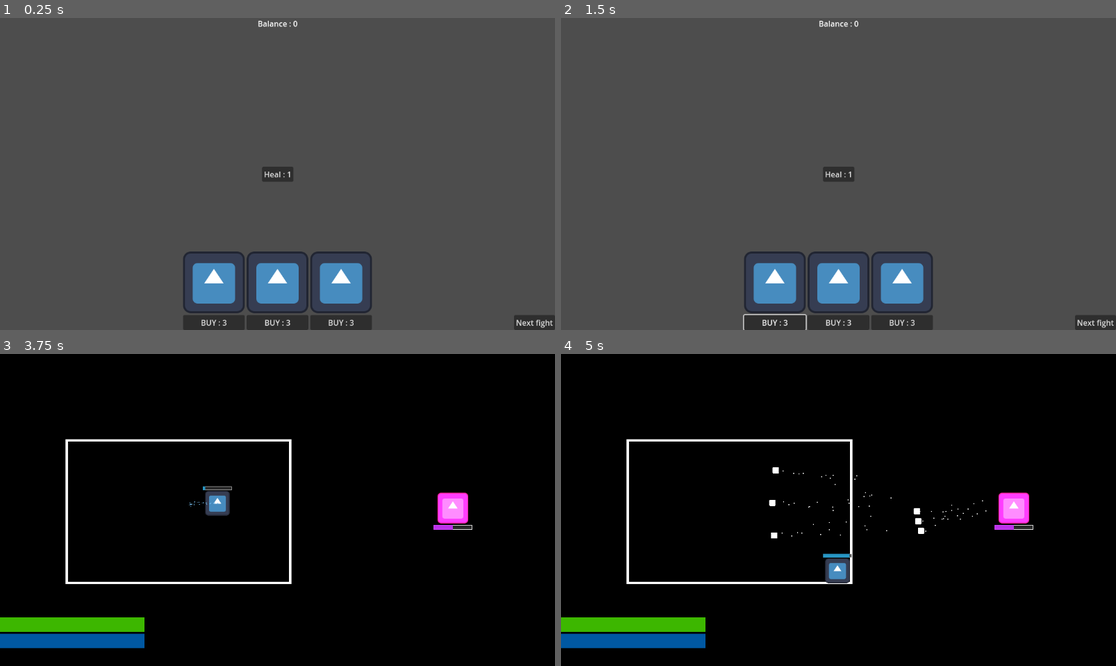
Above: before the commit, frames 1-4 (two rows, left to right).
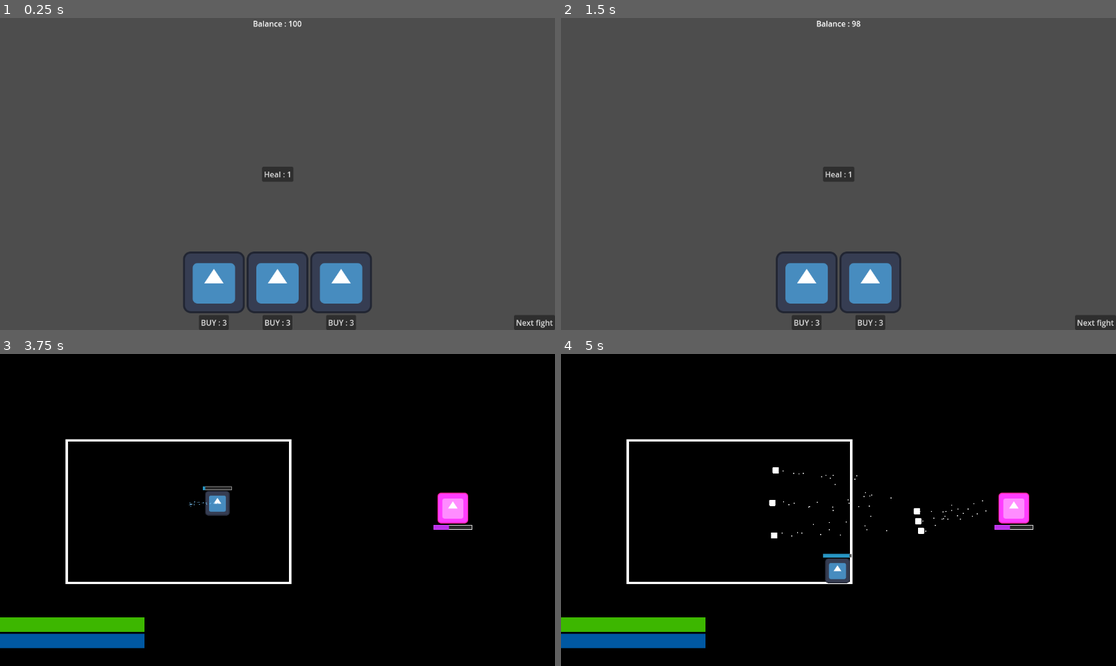
Above: after the commit, the same moments.

Repository: kriegueur/shovel_jam
Game: Godot game, scene res://scenes/shop.tscn
The game is run twice, just before and just after one commit, with the same random seed, the same clock (stepped at 60 frames per second) and the same inputs. This scene is started directly instead of the project's main scene. The engine's default icon, where the game draws it, is replaced by a stand-in: a white triangle on a blue panel in a dark square.
Inputs (mouse positions are in pixels of both pictures, inside the frame that each line leads up to):
- Up to frame 1 (0.25 s): no input
- Up to frame 2 (1.5 s): click "BUY : 3" at 0.5 s; click (633, 174) at 1.25 s, where only the run after the commit has a clickable "SELL"
- Up to frame 3 (3.75 s): click "Next fight" at 2 s; click "Attack" at 2.75 s; tap Enter (ui_accept) at 3.5 s; move the mouse to (399, 494) at 3.52 s; hold D (right) from 3.53 s (still down); tap Shift (dash) at 3.6 s
- Up to frame 4 (5 s): tap Enter (ui_accept) at 3.77, 4.52 s; move the mouse to (727, 525) at 4.27 s; release D (right) at 4.28 s; hold S (down) from 4.28 s (still down); tap Shift (dash) at 4.35 s

The runs differ from the first frame. In frame 1, 0.9% of the frame differs, in the area x 33-67%, y 0-100%; in frame 2, 4.9%, in the area x 32-67%, y 0-100%; in frame 3, less than 0.1%; in frame 4, less than 0.1%.

Commit message:
inventory display and can sell items from inventory

Diff:
--- a/scenes/buyable_item.tscn
+++ b/scenes/buyable_item.tscn
@@ -34,4 +34,6 @@
 
 [node name="Button" type="Button" parent="VBoxContainer"]
 layout_mode = 2
+size_flags_horizontal = 4
+size_flags_vertical = 4
 text = "BUY : 5"
--- a/scenes/item_hoverable.tscn
+++ b/scenes/item_hoverable.tscn
@@ -1,7 +1,10 @@
-[gd_scene load_steps=3 format=3 uid="uid://btl7xrqixw8od"]
+[gd_scene load_steps=4 format=3 uid="uid://btl7xrqixw8od"]
 
 [ext_resource type="Script" uid="uid://boxf6n35st4al" path="res://scripts/item_hoverable.gd" id="1_qko22"]
 [ext_resource type="Resource" uid="uid://db0fl4j10d26k" path="res://Resources/Items/wood_sword.tres" id="2_3i776"]
+
+[sub_resource type="StyleBoxFlat" id="StyleBoxFlat_3i776"]
+bg_color = Color(0.977937, 0.977937, 0.977937, 1)
 
 [node name="ItemHoverable" type="Control"]
 layout_mode = 3
@@ -15,13 +18,22 @@
 offset_right = 50.0
 offset_bottom = 50.0
 
-[node name="InfoDisplay" type="VBoxContainer" parent="."]
-layout_mode = 1
+[node name="PanelContainer" type="PanelContainer" parent="."]
+visible = false
+layout_mode = 2
+offset_top = 54.0
 offset_right = 40.0
-offset_bottom = 50.0
+offset_bottom = 54.0
+theme_override_styles/panel = SubResource("StyleBoxFlat_3i776")
 
-[node name="Name" type="Label" parent="InfoDisplay"]
+[node name="InfoDisplay" type="VBoxContainer" parent="PanelContainer"]
+z_index = 1
 layout_mode = 2
 
-[node name="Description" type="Label" parent="InfoDisplay"]
+[node name="Name" type="Label" parent="PanelContainer/InfoDisplay"]
 layout_mode = 2
+theme_override_colors/font_color = Color(0, 0, 0, 1)
+
+[node name="Description" type="Label" parent="PanelContainer/InfoDisplay"]
+layout_mode = 2
+theme_override_colors/font_color = Color(0, 0, 0, 1)
--- /dev/null
+++ b/scenes/sellable_item.tscn
@@ -0,0 +1,27 @@
+[gd_scene load_steps=3 format=3 uid="uid://mmbyk2k78tah"]
+
+[ext_resource type="PackedScene" uid="uid://btl7xrqixw8od" path="res://scenes/item_hoverable.tscn" id="1_a332m"]
+[ext_resource type="Script" uid="uid://qgxwg2cxgl42" path="res://scripts/sellable_item.gd" id="1_x6gb4"]
+
+[node name="SellableItem" type="Control"]
+layout_mode = 3
+anchors_preset = 15
+anchor_right = 1.0
+anchor_bottom = 1.0
+grow_horizontal = 2
+grow_vertical = 2
+script = ExtResource("1_x6gb4")
+
+[node name="HBoxContainer" type="HBoxContainer" parent="."]
+layout_mode = 0
+offset_right = 40.0
+offset_bottom = 40.0
+
+[node name="ItemHoverable" parent="HBoxContainer" instance=ExtResource("1_a332m")]
+custom_minimum_size = Vector2(128, 128)
+layout_mode = 2
+
+[node name="Button" type="Button" parent="HBoxContainer"]
+layout_mode = 2
+size_flags_vertical = 4
+text = "SELL"
--- a/scenes/shop.tscn
+++ b/scenes/shop.tscn
@@ -76,3 +76,13 @@
 [node name="BuyableItem3" parent="Items" instance=ExtResource("2_1l46r")]
 layout_mode = 2
 item_resource = ExtResource("3_032fp")
+
+[node name="InventoryDisplay" type="VBoxContainer" parent="."]
+layout_mode = 1
+anchors_preset = 4
+anchor_top = 0.5
+anchor_bottom = 0.5
+offset_top = -20.0
+offset_right = 40.0
+offset_bottom = 20.0
+grow_vertical = 2
--- a/scripts/game_state.gd
+++ b/scripts/game_state.gd
@@ -1,11 +1,12 @@
 extends Node
 
 signal cash_changed
+signal inventory_changed # True if adding to inventory
 
 const STARTING_WORLD : int = 1
 var current_world : int = STARTING_WORLD
 
-const STARTING_CASH : int = 0
+const STARTING_CASH : int = 100
 var cash : int = STARTING_CASH
 const INTEREST_RATE : float = 1.2
 
@@ -68,6 +69,7 @@
 
 func add_item(item : Item):
 	inventory.append(item)
+	inventory_changed.emit(true, len(inventory) - 1)
 	for itemeffect : ItemEffect in item.effects:
 		match itemeffect.type:
 			ItemEffect.EffectType.ATTACK:
@@ -95,3 +97,9 @@
 func pay(price : int):
 	cash -= price
 	cash_changed.emit(cash)
+
+func remove_item(index : int):
+	var item : Item = inventory.pop_at(index)
+	cash += item.price / 2
+	inventory_changed.emit(false, index)
+	cash_changed.emit(cash)
--- a/scripts/item_hoverable.gd
+++ b/scripts/item_hoverable.gd
@@ -3,9 +3,9 @@
 @export var item_resource : Item
 
 @onready var icon_display: TextureRect = $IconDisplay
-@onready var info_display: VBoxContainer = $InfoDisplay
-@onready var name_indicator: Label = $InfoDisplay/Name
-@onready var description: Label = $InfoDisplay/Description
+@onready var info_display: PanelContainer = $PanelContainer
+@onready var name_indicator: Label = $PanelContainer/InfoDisplay/Name
+@onready var description: Label = $PanelContainer/InfoDisplay/Description
 
 # Called when the node enters the scene tree for the first time.
 func _ready() -> void:
--- /dev/null
+++ b/scripts/sellable_item.gd
@@ -0,0 +1,13 @@
+extends Control
+class_name SellableItem
+
+@export var item : Item
+
+var index : int = 0
+
+# Called when the node enters the scene tree for the first time.
+func _ready() -> void:
+	$HBoxContainer/ItemHoverable.item_resource = item
+	$HBoxContainer/Button.connect("pressed", func():
+		GameState.remove_item(index)
+	)
--- a/scripts/shop.gd
+++ b/scripts/shop.gd
@@ -5,6 +5,9 @@
 @onready var balance_label: Label = $Balance
 @onready var exit_button: Button = $Exit
 @onready var heal_button: Button = $Heal
+@onready var inventory_display: VBoxContainer = $InventoryDisplay
+
+var inventoryItem : PackedScene = preload("res://scenes/sellable_item.tscn")
 
 # Called when the node enters the scene tree for the first time.
 func _ready() -> void:
@@ -21,11 +24,37 @@
 	GameState.connect("cash_changed", func(cash : int):
 		balance_label.text = "Balance : " + str(cash)
 	)
+	for item : Item in GameState.inventory:
+		var sellable : SellableItem = inventoryItem.instantiate()
+		sellable.item = item
+		sellable.custom_minimum_size = item.texture.get_size()
+		inventory_display.add_child(sellable)
+	set_inventory_indexes()
+	GameState.connect("inventory_changed", func(adding : bool, index : int):
+		if adding:
+			var sellable :SellableItem = inventoryItem.instantiate()
+			sellable.item = GameState.inventory[index]
+			sellable.custom_minimum_size = GameState.inventory[index].texture.get_size()
+			sellable.index = len(GameState.inventory) - 1
+			inventory_display.add_child(sellable)
+		else:
+			var deleted = false
+			var i : int = 0
+			for element : SellableItem in inventory_display.get_children(true):
+				if i == index and !deleted:
+					element.queue_free()
+					deleted = true
+				else:
+					element.index = i
+					i += 1
+	)
 
+func set_inventory_indexes():
+	var i : int = 0
+	for element : SellableItem in inventory_display.get_children(true):
+		element.index = i
+		i += 1
 
-# Called every frame. 'delta' is the elapsed time since the previous frame.
-func _process(delta: float) -> void:
-	pass
 
 func pay(value : int) -> bool:
 	if GameState.cash < value:
Not shown, added: scripts/sellable_item.gd.uid
